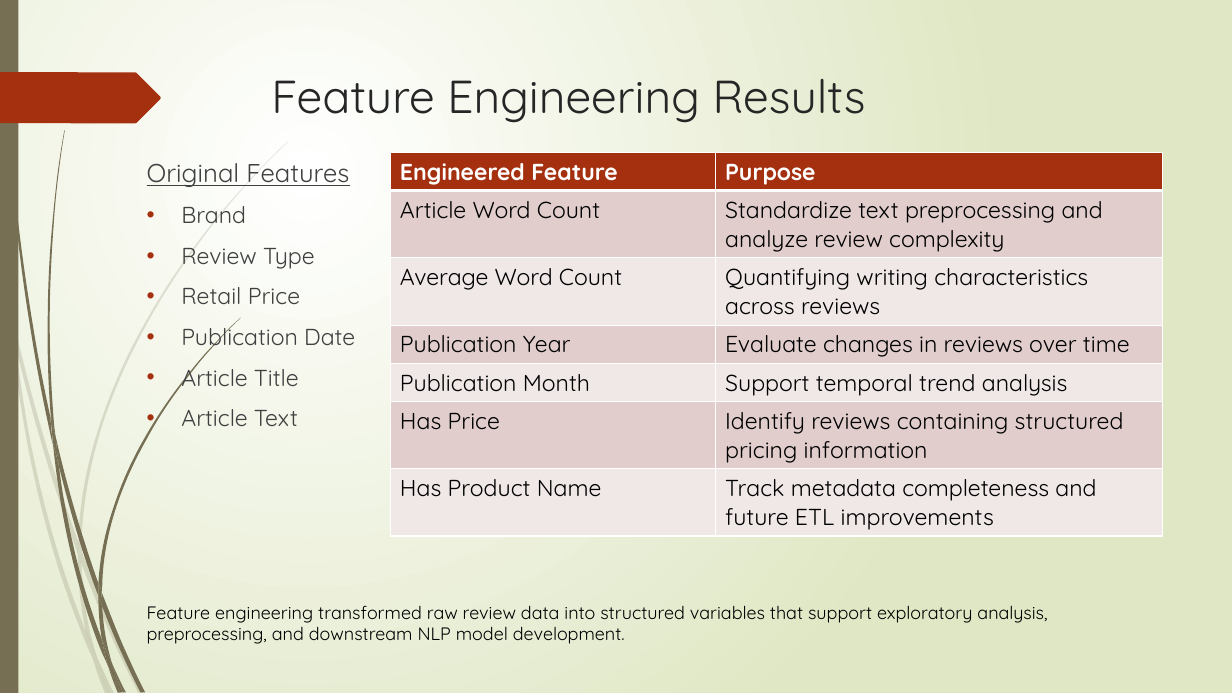
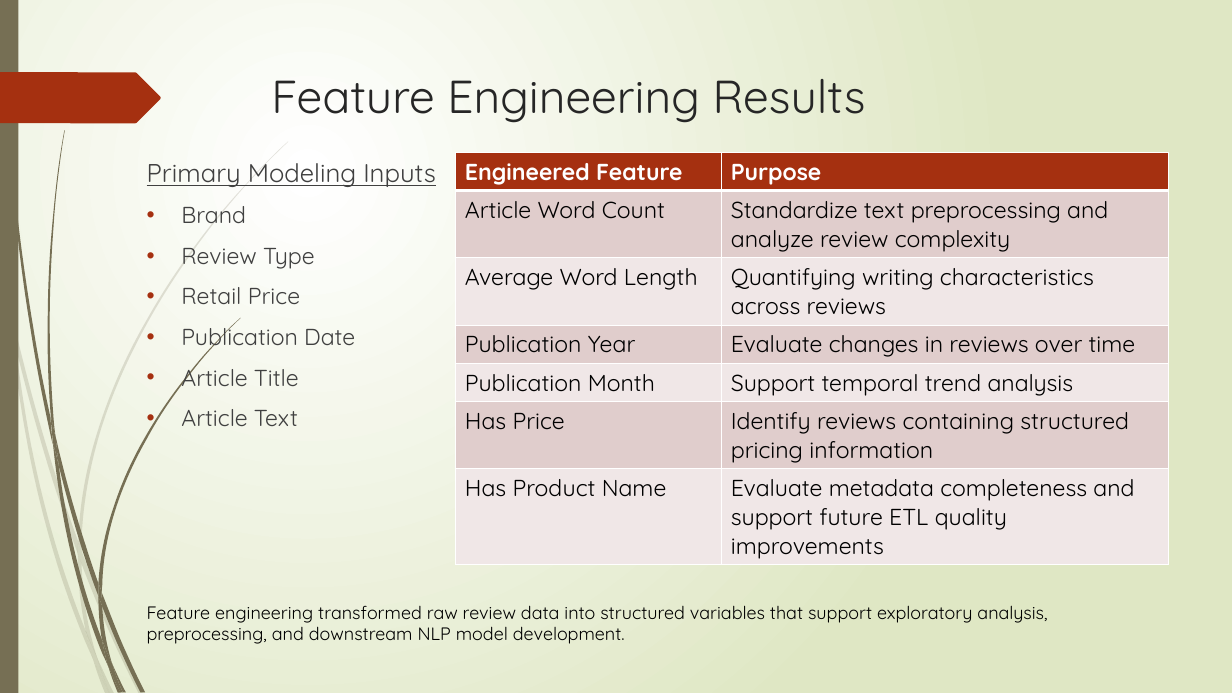
Before and after one commit to Austin-Engstrom/capstone-ds785, a slide deck: slide 5 of project_documents/DS785_Presentation3.pptx. Drawn at 1232x693 pixels with LibreOffice and Linux fonts; fonts in the diff are those of the drawing. Boxes give left, top, right and bottom in pixels: in the first picture for what was removed or moved away, otherwise in the second. Text is boxed around its words. In the diff, an @@ line names an element or a change of style, - is before the commit and + after.

```diff
--- a/project_documents/DS785_Presentation3.pptx
+++ b/project_documents/DS785_Presentation3.pptx
@@ text at [147, 163, 436, 187]: text changed @@
-Original Features
+Primary Modeling Inputs
@@ table at [456, 152, 1168, 579] @@
-row 3, column 1: Average Word Count
+row 3, column 1: Average Word Length
-row 7, column 2: Track metadata completeness and future ETL improvements
+row 7, column 2: Evaluate metadata completeness and support future ETL quality improvements
@@ table: place and size @@
-table at [391, 152, 1163, 551]
+table at [456, 152, 1168, 579]
```
Also in this commit, not shown: 4 other slides changed, 15 other files.
